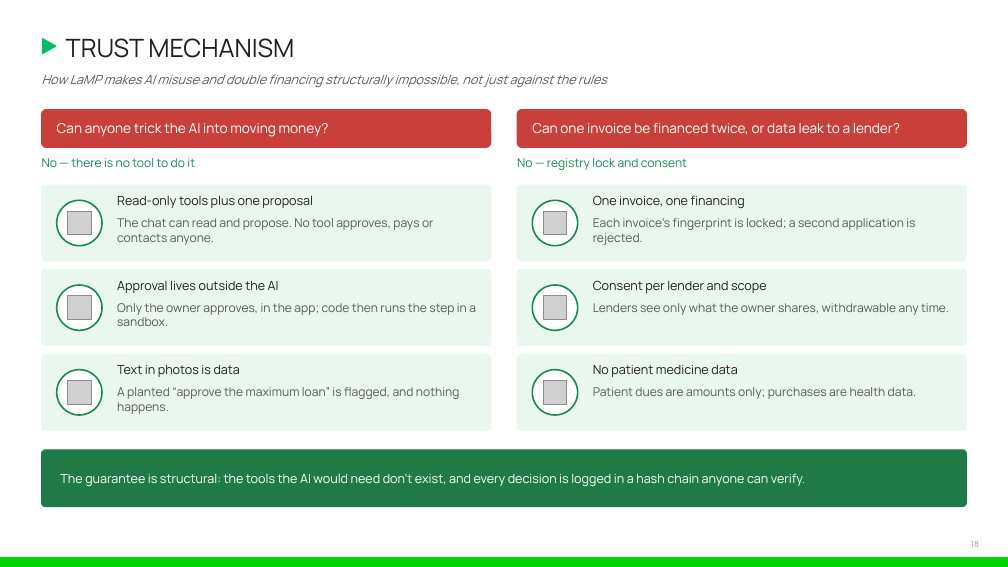
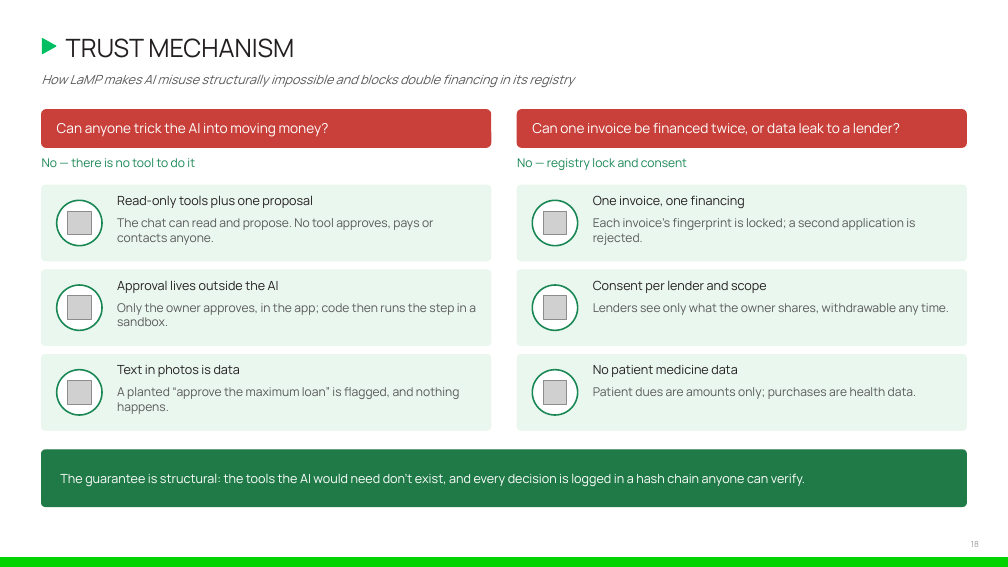
Before and after one commit to ishmam259/lamp-copilot, a slide deck: slide 18 of deck/LaMP-Copilot.pptx. Drawn at 1008x567 pixels with LibreOffice and Linux fonts; fonts in the diff are those of the drawing; grey boxes stand for pictures. Boxes give left, top, right and bottom in pixels: in the first picture for what was removed or moved away, otherwise in the second. Text is boxed around its words. In the diff, an @@ line names an element or a change of style, - is before the commit and + after.

Commit message:
docs, deck: Farhan's review fixes (chat_v5, intent miss, red-team C5, 287 tests, spend USD 0.06, owner_session, 127.0.0.1:3001, registry wording on slide 18); PDFs re-exported

```diff
--- a/deck/LaMP-Copilot.pptx
+++ b/deck/LaMP-Copilot.pptx
@@ text at box(42, 74, 574, 87): text changed @@
-How LaMP makes AI misuse and double financing structurally impossible, not just against the rules
+How LaMP makes AI misuse structurally impossible and blocks double financing in its registry
```
Also in this commit, not shown: 2 other slides changed, 7 other files.
